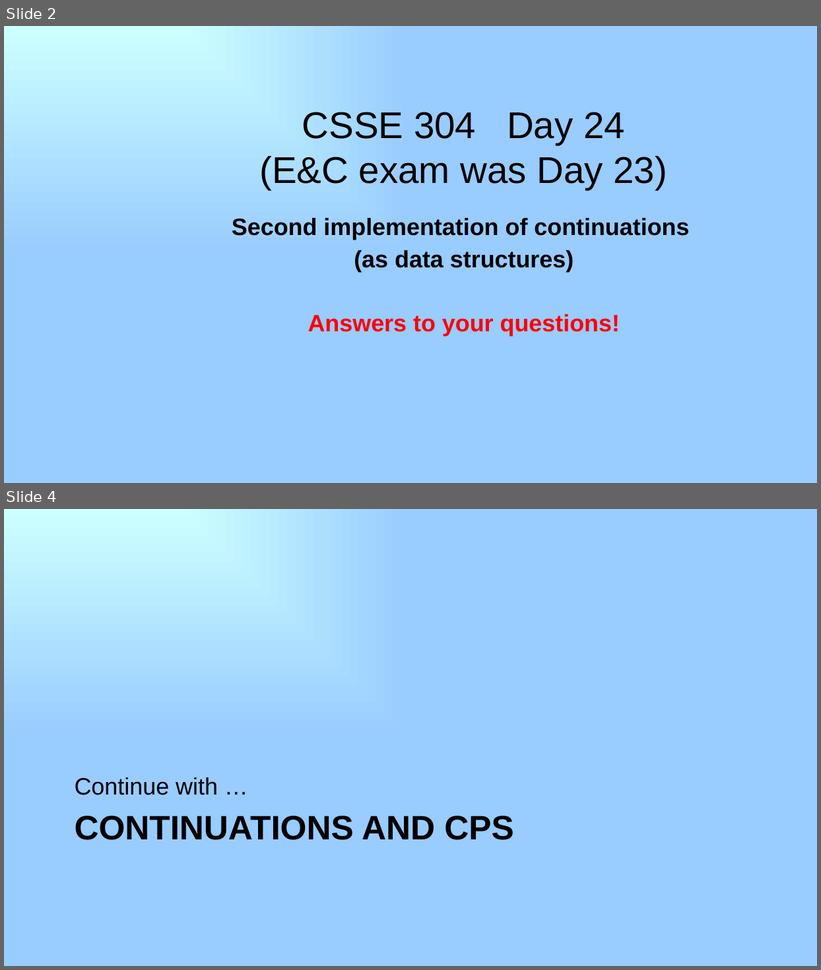
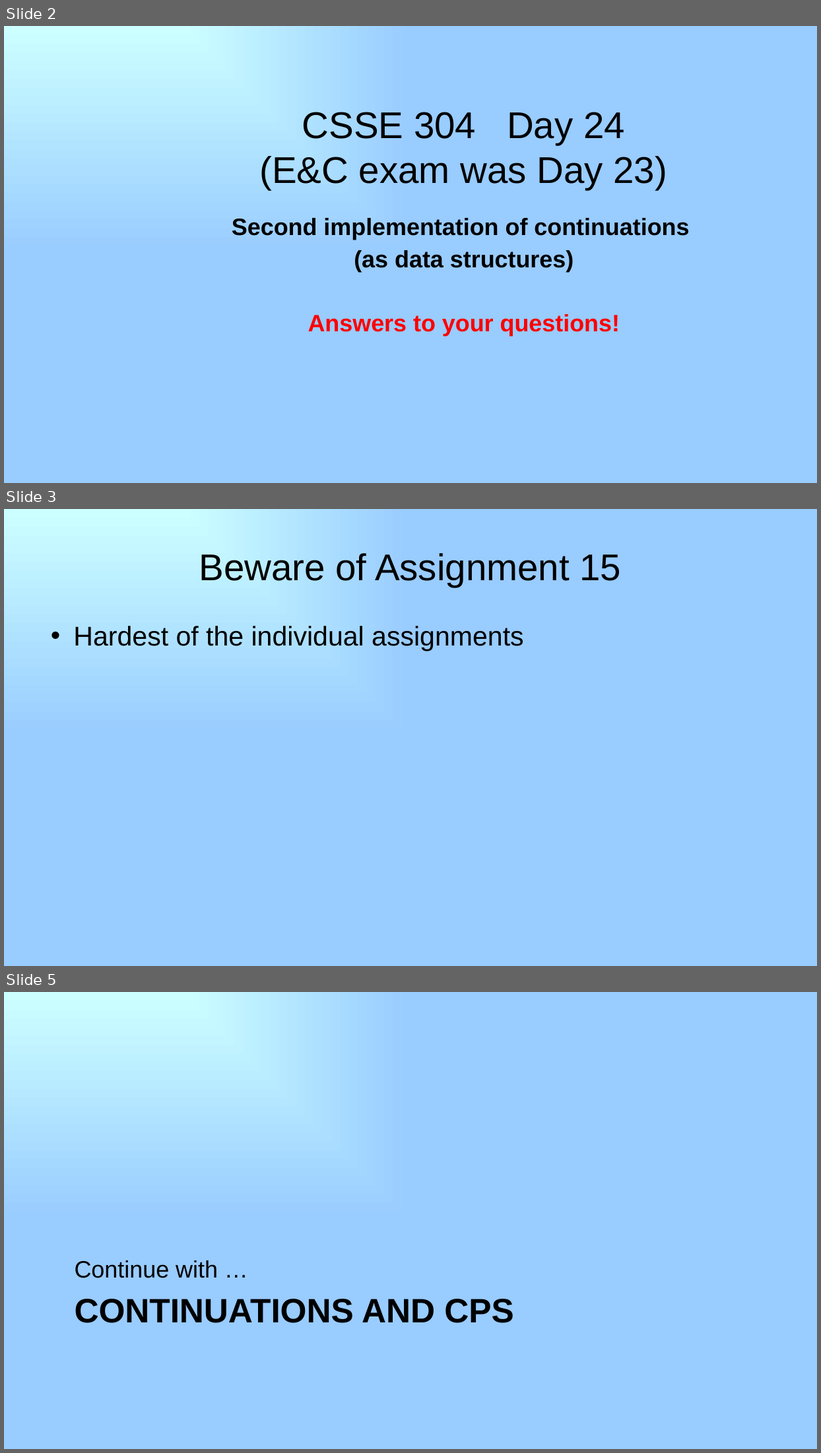
Before and after one commit to RHIT-CSSE/csse304, a slide deck: ClassMaterials/CPSMore1/24-moreCPS.pptx. Shown one above the other, each under a label of ours: slides 2 and 4 before the commit, slides 2, 3 and 5 after it; the slides between them are not shown. The pictures are 821x970 and 821x1453 pixels, drawn with LibreOffice and Linux fonts; fonts in the diff are those of the drawing. Boxes give left, top, right and bottom in pixels: in the first picture for what was removed or moved away, otherwise in the second. Text is boxed around its words. In the diff, an @@ line names an element or a change of style, - is before the commit and + after.

```diff
--- a/ClassMaterials/CPSMore1/24-moreCPS.pptx
+++ b/ClassMaterials/CPSMore1/24-moreCPS.pptx
@@ slide 3 added at <box>4,509,817,966</box>, background gradient #CCFFFF to #99CCFF @@
@@ title added at <box>199,553,622,587</box>, 44 pt, text #000000 @@
+Beware of Assignment 15
@@ text added at <box>73,626,523,651</box>, 32 pt, text #000000 @@
+• Hardest of the individual assignments
@@ what was slide 4 is now slide 5 @@
```
Also in this commit, not shown: 1 slide changed, 3 other slides added, 4 other files.
